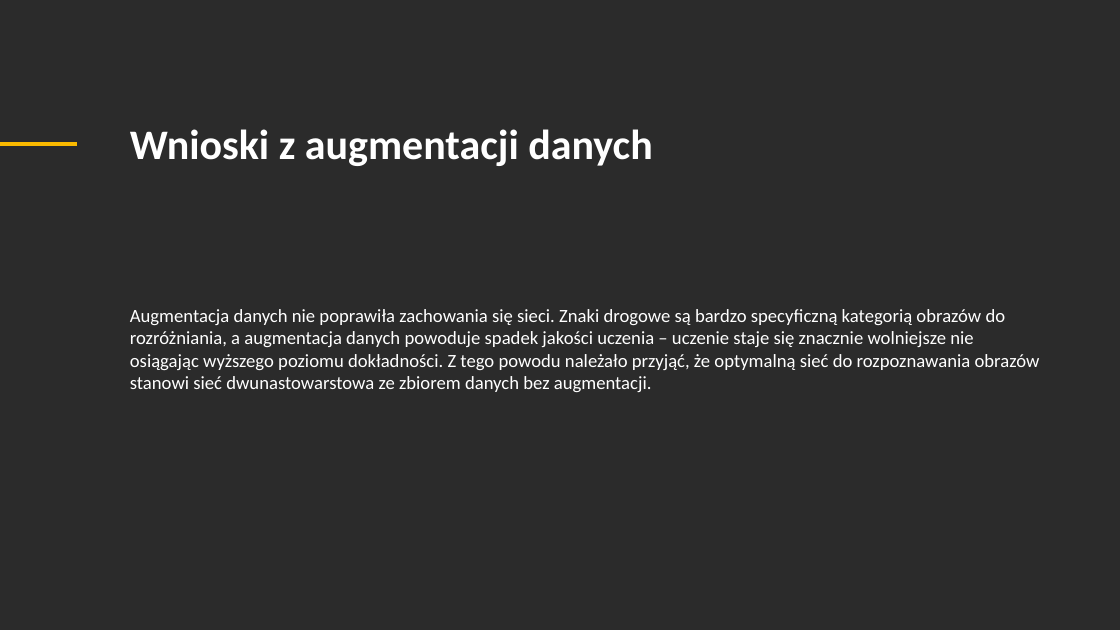
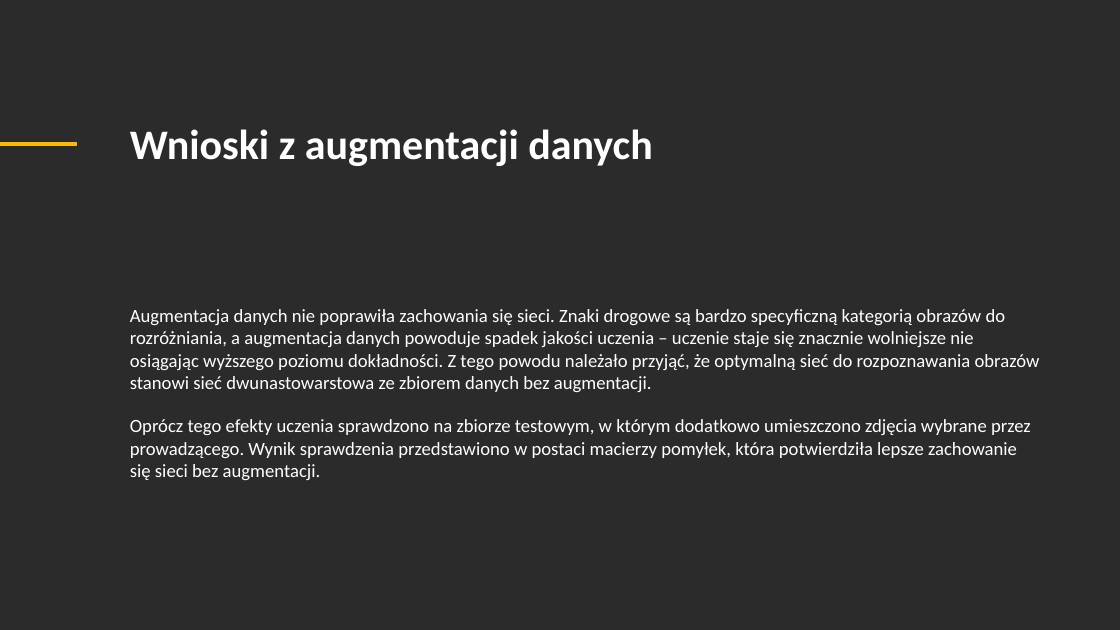
Before and after one commit to kins3i/database_traffic_signs, a slide deck: slide 12 of PUISI_Kowalska_Suchta.pptx. Drawn at 1120x630 pixels with LibreOffice and Linux fonts; fonts in the diff are those of the drawing; background and template pictures are left out; a plain dark background stands for a picture behind light text. Boxes give left, top, right and bottom in pixels: in the first picture for what was removed or moved away, otherwise in the second. Text is boxed around its words. In the diff, an @@ line names an element or a change of style, - is before the commit and + after.

```diff
--- a/PUISI_Kowalska_Suchta.pptx
+++ b/PUISI_Kowalska_Suchta.pptx
@@ text at (130, 419, 1031, 480): paragraph added @@
+Oprócz tego efekty uczenia sprawdzono na zbiorze testowym, w którym dodatkowo umieszczono zdjęcia wybrane przez prowadzącego. Wynik sprawdzenia przedstawiono w postaci macierzy pomyłek, która potwierdziła lepsze zachowanie się sieci bez augmentacji.
```
Also in this commit, not shown: 1 other slide changed, 12 slides added, 5 slides removed, 15 other files.
